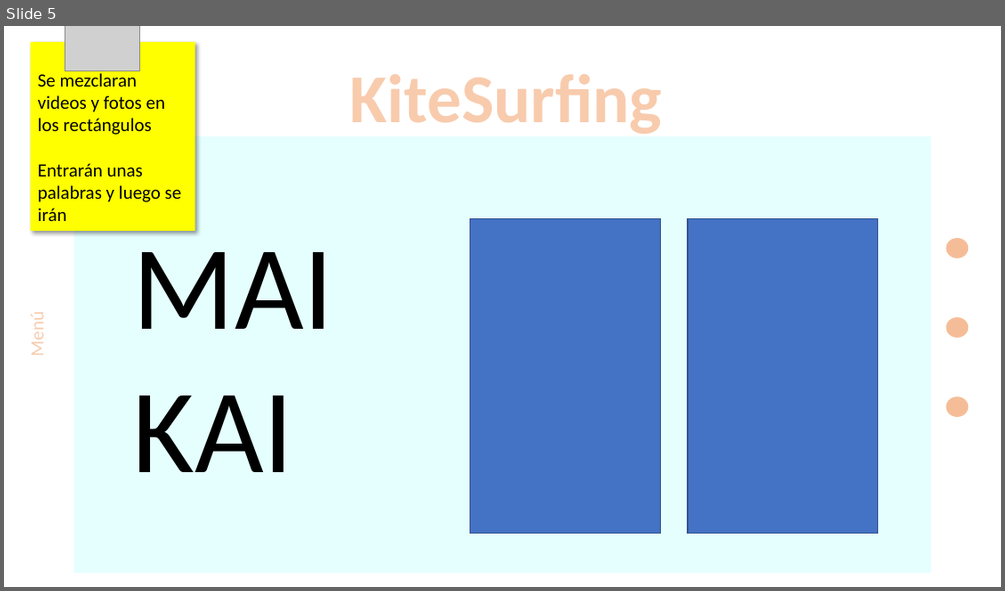
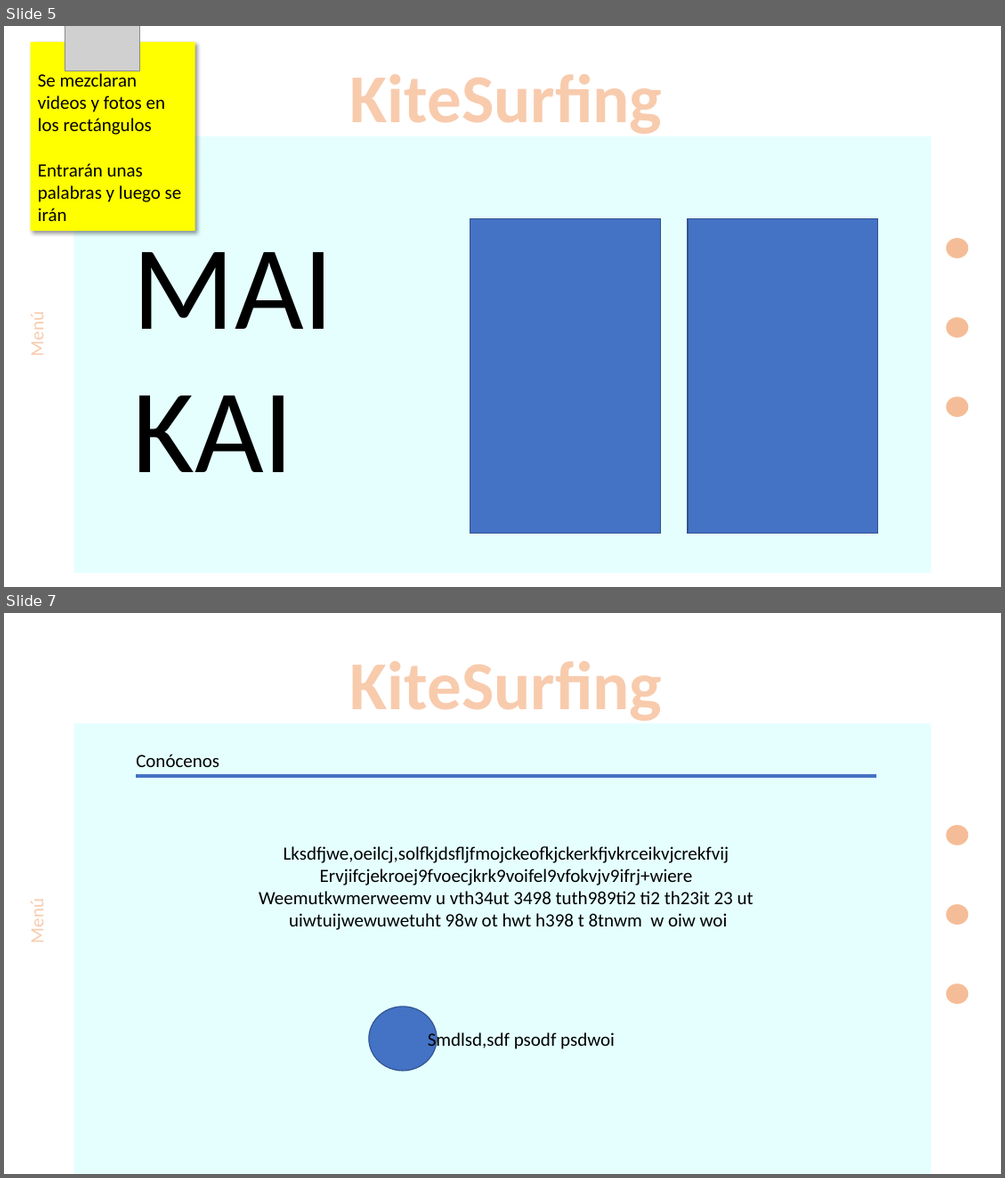
Before and after one commit to AyraNixx/KiteSurf_PaulaMH, a slide deck: Presentación1 [Autoguardado].pptx. Shown one above the other, each under a label of ours: slide 5 before the commit, slides 5 and 7 after it; the slides between them are not shown. The pictures are 1005x591 and 1005x1178 pixels, drawn with LibreOffice and Linux fonts; fonts in the diff are those of the drawing; grey boxes stand for pictures. Boxes give left, top, right and bottom in pixels: in the first picture for what was removed or moved away, otherwise in the second. Text is boxed around its words. In the diff, an @@ line names an element or a change of style, - is before the commit and + after.

```diff
--- a/Presentación1 [Autoguardado].pptx
+++ b/Presentación1 [Autoguardado].pptx
@@ slide 7 added at (4, 613, 1001, 1174), background #FFFFFF @@
@@ text added at (350, 661, 663, 721), 66 pt, text #F8CBAD, bold @@
+KiteSurfing
@@ rectangle added at (74, 723, 931, 1174), fill #E5FFFF @@
@@ text added at (136, 754, 219, 767), 18 pt, text #000000 @@
+Conócenos
@@ line added from (137, 776) to (877, 776), #4472C4 3 pt @@
@@ ellipse added at (947, 825, 969, 844), fill #ED7D31 at 50% opacity @@
@@ text added at (259, 846, 753, 930), 18 pt, text #000000 @@
+Lksdfjwe,oeilcj,solfkjdsfljfmojckeofkjckerkfjvkrceikvjcrekfvij
+Ervjifcjekroej9fvoecjkrk9voifel9vfokvjv9ifrj+wiere
+Weemutkwmerweemv u vth34ut 3498 tuth989ti2 ti2 th23it 23 ut
+uiwtuijwewuwetuht 98w ot hwt h398 t 8tnwm w oiw woi
@@ text added at (25, 903, 48, 941), 18 pt, text #F8CBAD @@
+Menú
@@ ellipse added at (947, 904, 969, 925), fill #ED7D31 at 50% opacity @@
@@ ellipse added at (947, 983, 969, 1004), fill #ED7D31 at 50% opacity @@
@@ ellipse added at (369, 1006, 437, 1070), fill #4472C4, outline #325491 1 pt @@
@@ text added at (428, 1030, 615, 1051), 18 pt, text #000000 @@
+Smdlsd,sdf psodf psdwoi
```
Also in this commit, not shown: 2 other slides added, 56 other files.
